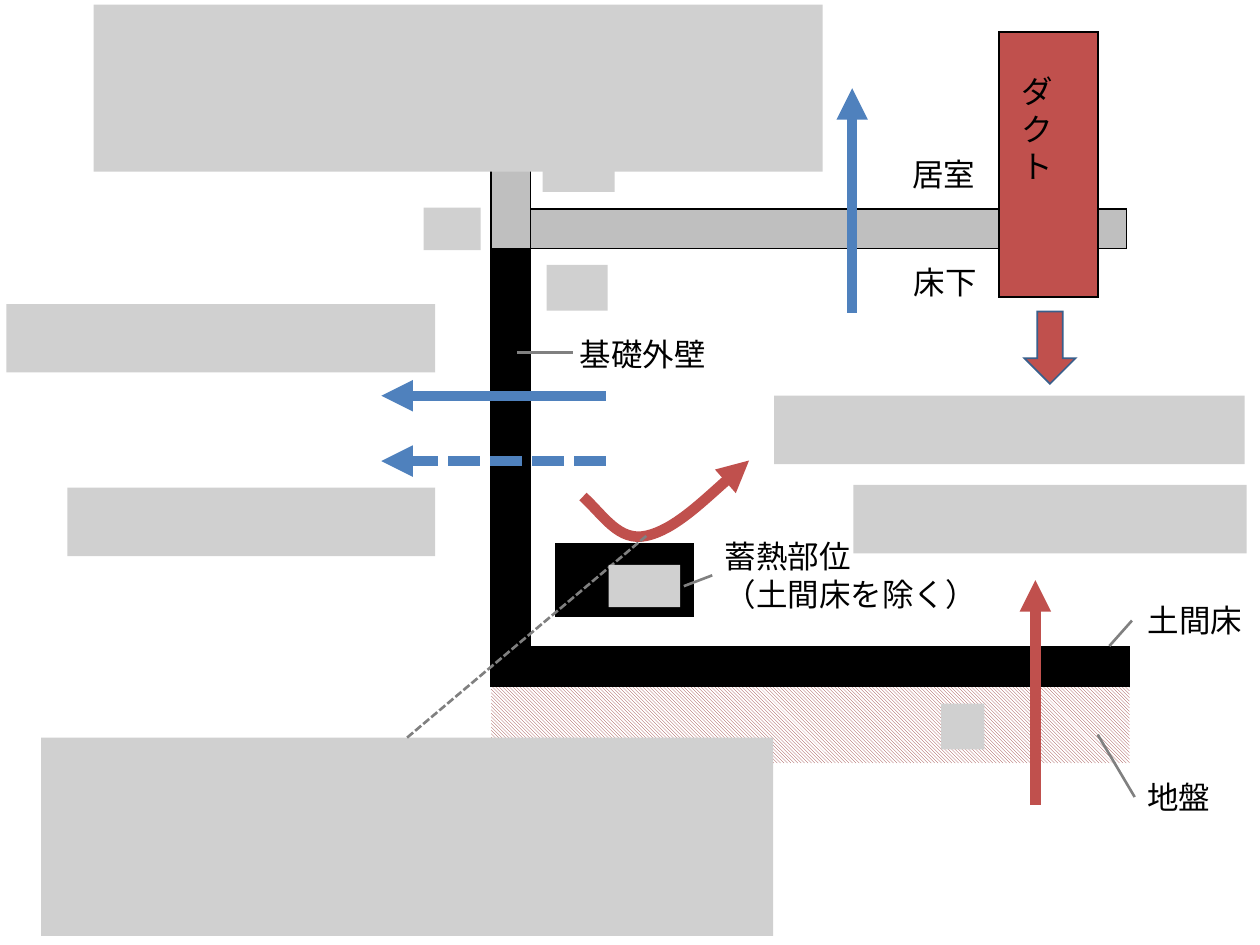
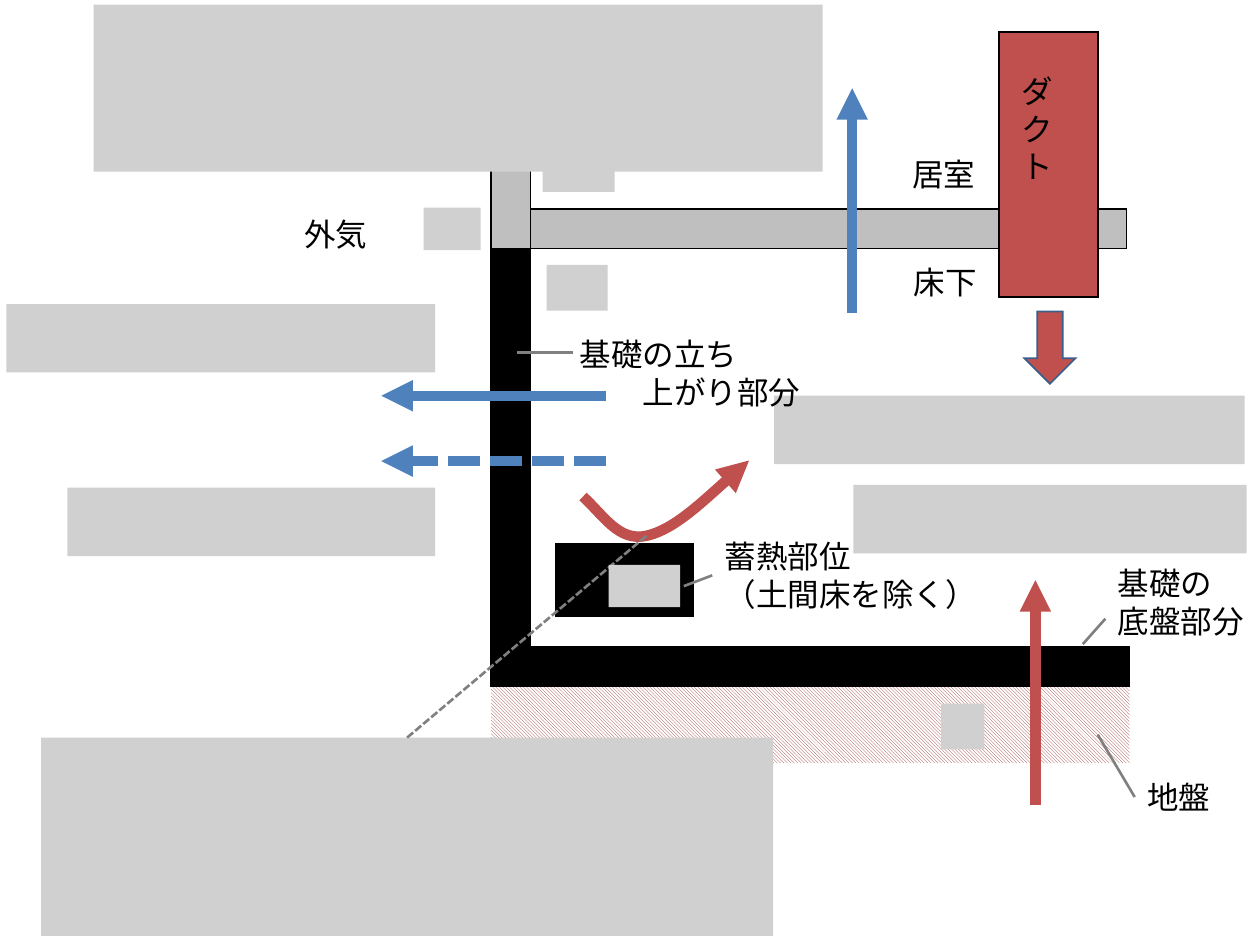
Before and after one commit to HiromiHabara/Test, a slide deck: slide 2 of Air_Based_Solar_System/_09_Natural_Energy_System/Basis/Sketch_of_Heat_Balance_of_Underfloor_Original.pptx. Drawn at 1260x945 pixels with LibreOffice and Linux fonts; fonts in the diff are those of the drawing; grey boxes stand for pictures. Boxes give left, top, right and bottom in pixels: in the first picture for what was removed or moved away, otherwise in the second. Text is boxed around its words. In the diff, an @@ line names an element or a change of style, - is before the commit and + after.

```diff
--- a/Air_Based_Solar_System/_09_Natural_Energy_System/Basis/Sketch_of_Heat_Balance_of_Underfloor_Original.pptx
+++ b/Air_Based_Solar_System/_09_Natural_Energy_System/Basis/Sketch_of_Heat_Balance_of_Underfloor_Original.pptx
@@ text added at box(304, 219, 367, 249), 18 pt, text #000000 @@
+外気
@@ text removed at box(580, 339, 706, 369) @@
-基礎外壁
@@ text added at box(580, 339, 801, 413), 18 pt, text #000000 @@
+基礎の立ち
+上がり部分
@@ text added at box(1118, 568, 1244, 636), 18 pt, text #000000 @@
+基礎の
+底盤部分
@@ line moved from (1109, 646) - (1131, 621) to (1082, 644) - (1105, 619) @@
@@ text removed at box(1148, 605, 1242, 635) @@
-土間床
```
Also in this commit, not shown: 1 other slide changed, 4 other files.
